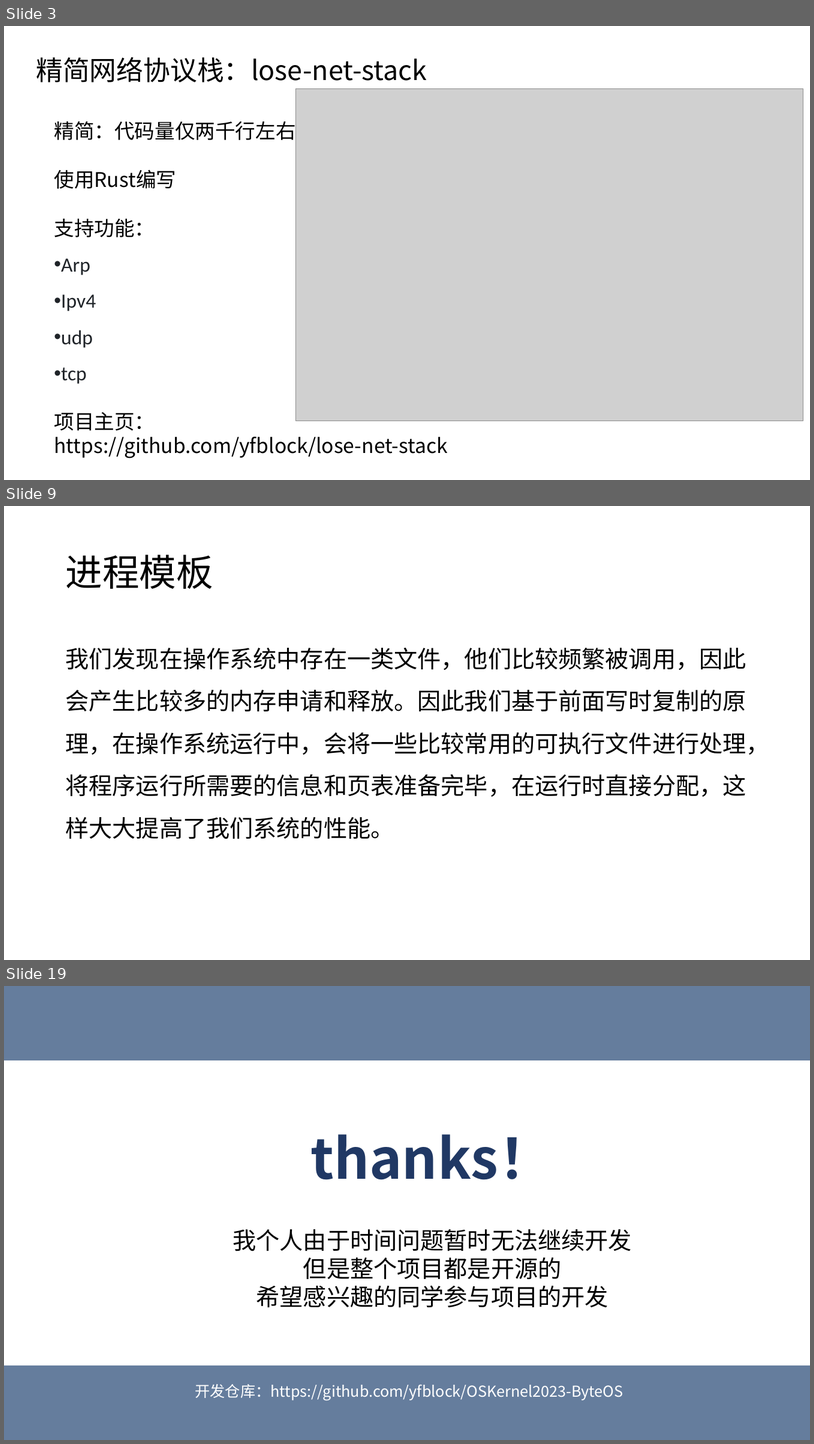
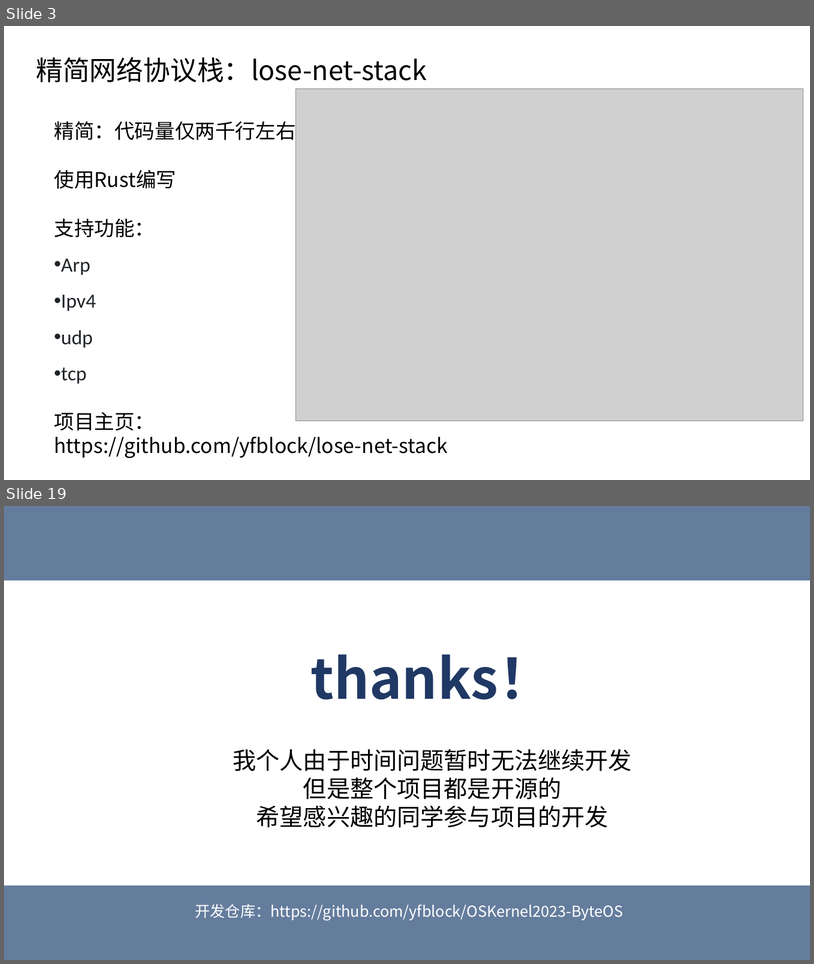
Before and after one commit to Byte-OS/ByteOS, a slide deck: docs/ByteOS设计分享.pptx. Shown one above the other, each under a label of ours: slides 3, 9 and 19 before the commit, slides 3 and 19 after it; the slides between them are not shown. The pictures are 814x1444 and 814x964 pixels, drawn with LibreOffice and Linux fonts; fonts in the diff are those of the drawing; grey boxes stand for pictures. Boxes give left, top, right and bottom in pixels: in the first picture for what was removed or moved away, otherwise in the second. Text is boxed around its words. In the diff, an @@ line names an element or a change of style, - is before the commit and + after.

```diff
--- a/docs/ByteOS设计分享.pptx
+++ b/docs/ByteOS设计分享.pptx
@@ slide 9 removed at (4,506,810,960), background #FFFFFF @@
@@ title removed at (65,555,213,589) @@
-进程模板
@@ text removed at (65,648,770,839) @@
-我们发现在操作系统中存在一类文件，他们比较频繁被调用，因此会产生比较多的内存申请和释放。因此我们基于前面写时复制的原理，在操作系统运行中，会将一些比较常用的可执行文件进行处理，将程序运行所需要的信息和页表准备完毕，在运行时直接分配，这样大大提高了我们系统的性能。
```
Also in this commit, not shown: 16 slides changed, 1 slide added.
